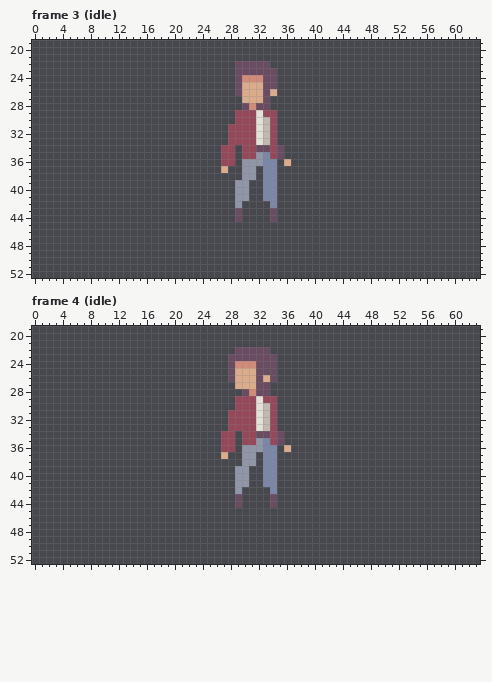
Two versions of one pixel-art file, assets/player/player.aseprite. The picture above was drawn from the file before the commit.
64x64 pixels, 68 frames. Shown: frame 3 (idle): x 0..63, y 19..52; frame 4 (idle): x 0..63, y 19..52. The commit also changed other frames, which this record leaves out.
After the commit:
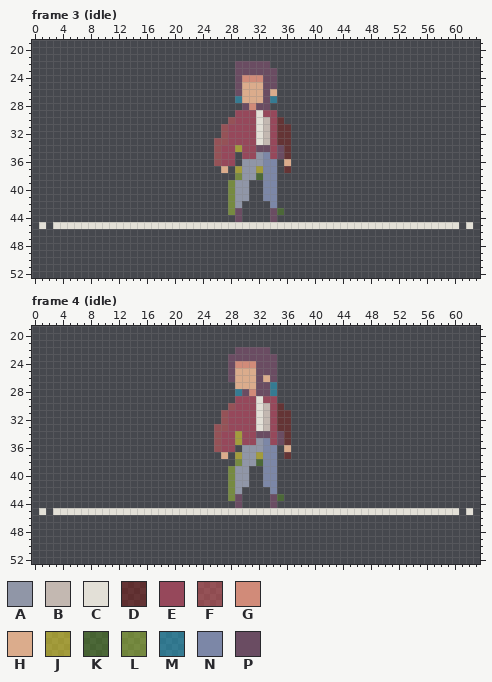
Palette (. is transparent): A #9096a7  B #c3b8b1  C #e3e0d7  D #82211d80  E #96485b  F #e45c5f80  G #d18b79  H #dbac8c  J #fff02b80  K #51882280  L #a6cc3480  M #24aed680  N #7c87a7  P #6a4c62
The edit:
layer "ground" now shown
layer "original-player" now shown
Frame 3 (idle), layers "original-player", "ground":
Colour C is added in row 45 at x 1, 3 to 60 and 62.
Colour D is added in row 30 at x 35; in rows 31 to 33 at x 35 to 36; in rows 34 to 35 at x 36; in row 37 at x 36.
Colour F is added in row 30 at x 28; in rows 31 to 32 at x 27; in row 33 at x 26 to 27; in rows 34 to 36 at x 26.
Colour J is added in row 34 at x 29; in row 37 at x 29 and 32.
Colour K is added in row 38 at x 32; in row 43 at x 35.
Colour L is added in row 38 at x 29; in rows 39 to 43 at x 28.
Colour M is added in row 27 at x 29 and 34.
Frame 4 (idle), layers "original-player", "ground":
Colour C is added in row 45 at x 1, 3 to 60 and 62.
Colour D is added in row 30 at x 35; in rows 31 to 33 at x 35 to 36; in rows 34 to 35 at x 36; in row 37 at x 36.
Colour F is added in row 30 at x 28; in rows 31 to 32 at x 27; in row 33 at x 26 to 27; in rows 34 to 36 at x 26.
Colour J is added in rows 34 to 35 at x 29; in row 37 at x 29 and 32.
Colour K is added in row 38 at x 32; in row 43 at x 35.
Colour L is added in row 38 at x 29; in rows 39 to 43 at x 28.
Colour M is added in row 27 at x 34; in row 28 at x 29 and 34.
Pixel boxes of the changes (left, top, right, bottom) in both pictures:
added: (39, 96, 473, 229)
added: (39, 382, 473, 515)
